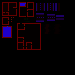
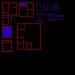
Revision of a layered (75, 75) image; what changed, layer by layer:
added group "Weapon" with 2 layers above "Road" over (x1=2, y1=40, x2=12, y2=52)
added layer "Calque 26 copie" in group "Weapon" over (x1=2, y1=40, x2=12, y2=52)
added layer "Calque 27 copie" in group "Weapon" over (x1=2, y1=40, x2=12, y2=52)
